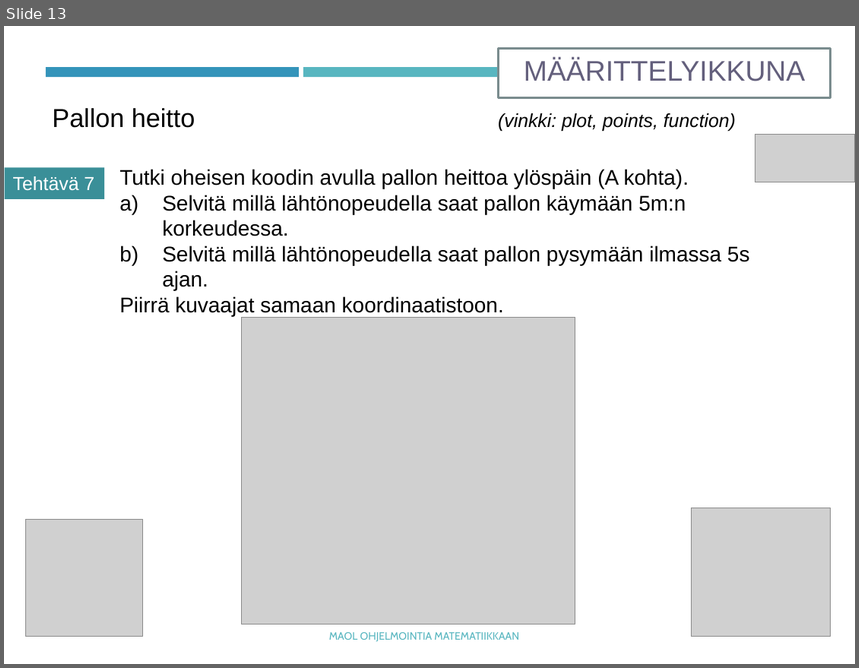
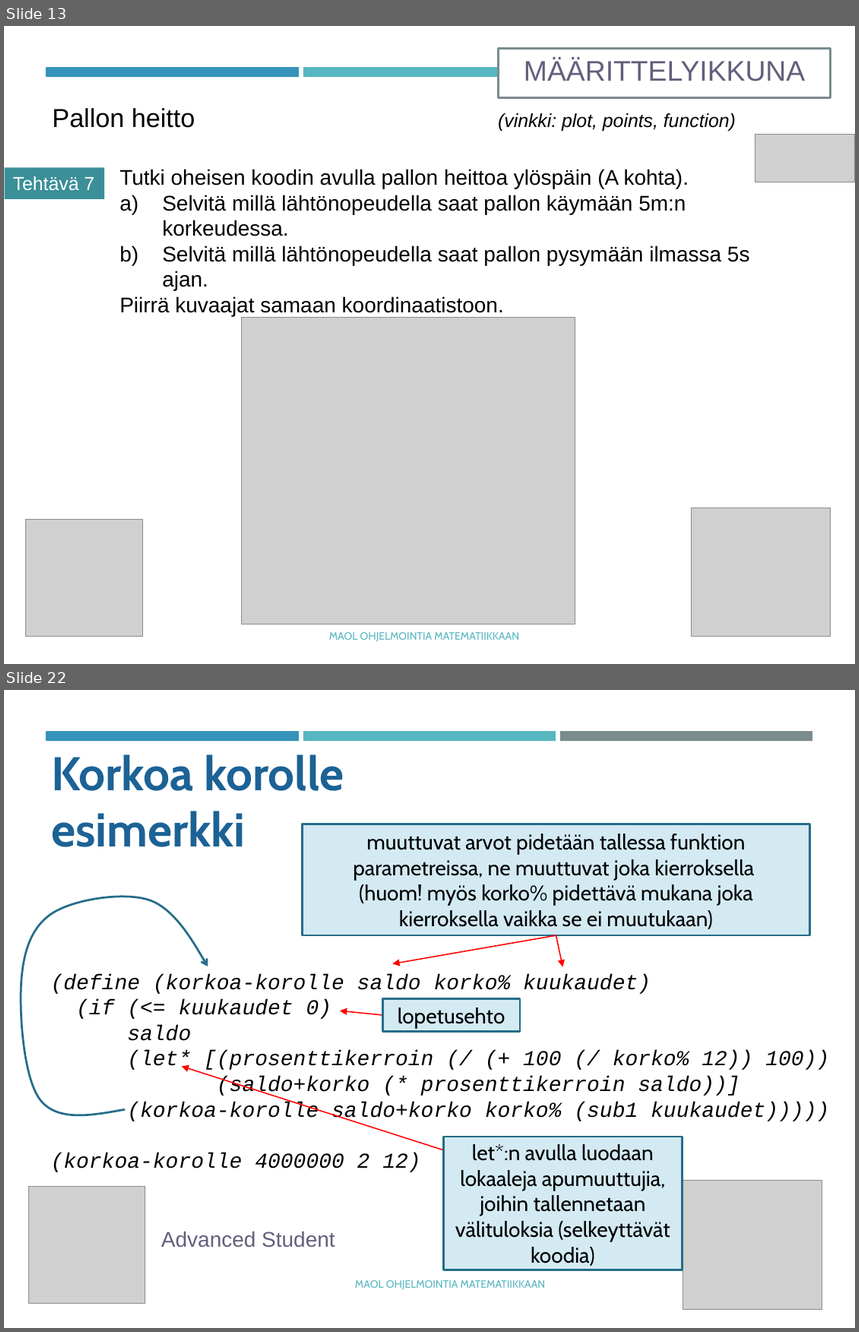
Before and after one commit to tyynetyyne/tyynetyyne.github.io, a slide deck: tehtavat/tiedostot/maol/power_point/Racket-MAOL-9-funktiot.pptx. Shown one above the other, each under a label of ours: slide 13 before the commit, slides 13 and 22 after it; the slides between them are not shown. The pictures are 859x668 and 859x1332 pixels, drawn with LibreOffice and Linux fonts; fonts in the diff are those of the drawing; grey boxes stand for pictures. Boxes give left, top, right and bottom in pixels: in the first picture for what was removed or moved away, otherwise in the second. Text is boxed around its words. In the diff, an @@ line names an element or a change of style, - is before the commit and + after.

```diff
--- a/tehtavat/tiedostot/maol/power_point/Racket-MAOL-9-funktiot.pptx
+++ b/tehtavat/tiedostot/maol/power_point/Racket-MAOL-9-funktiot.pptx
@@ slide 22 added at (4,690,855,1328), background #FFFFFF; not listed: 2 template elements that a slide beside it also shows @@
@@ rectangle added at (560,731,813,741), fill #7A8C8E @@
@@ text added at (51,755,344,847), 40 pt, text #1D6294, bold @@
+Korkoa korolle
+esimerkki
@@ rectangle added at (302,825,810,936), fill #D4EAF3, outline #266D8A 1.75 pt, 18 pt, text #000000 @@
+muuttuvat arvot pidetään tallessa funktion parametreissa, ne muuttuvat joka kierroksella
+(huom! myös korko% pidettävä mukana joka kierroksella vaikka se ei muutukaan)
@@ freeform shape added at (21,897,208,1116), outline #266D8A 1.75 pt @@
@@ arrow added from (557, 936) to (393, 964), #FF0000 1 pt @@
@@ arrow added from (557, 936) to (563, 967), #FF0000 1 pt @@
@@ text added at (51,974,829,1173), 18 pt, text #000000, italic @@
+(define (korkoa-korolle saldo korko% kuukaudet)
+(if (<= kuukaudet 0)
+saldo
+(let* [(prosenttikerroin (/ (+ 100 (/ korko% 12)) 100))
+(saldo+korko (* prosenttikerroin saldo))]
+(korkoa-korolle saldo+korko korko% (sub1 kuukaudet)))))
+(korkoa-korolle 4000000 2 12)
@@ rectangle added at (382,999,520,1032), fill #D4EAF3, outline #266D8A 1.75 pt, 18 pt, text #000000 @@
+lopetusehto
@@ arrow added from (382, 1015) to (340, 1011), #FF0000 1 pt @@
@@ arrow added from (443, 1151) to (182, 1066), #FF0000 1 pt @@
@@ rectangle added at (443,1137,682,1271), fill #D4EAF3, outline #266D8A 1.75 pt, 18 pt, text #000000 @@
+let*:n avulla luodaan lokaaleja apumuuttujia, joihin tallennetaan välituloksia (selkeyttävät koodia)
@@ picture added at (28,1187,145,1304) @@
@@ picture added at (683,1181,822,1309) @@
@@ text added at (161,1231,335,1248), 18 pt, text #635F7C @@
+Advanced Student
@@ text added at (355,1281,546,1290), 9 pt, text #58B6C0 @@
+MAOL OHJELMOINTIA MATEMATIIKKAAN
```
Also in this commit, not shown: 1 slide changed, 11 other slides added, 5 other files.
